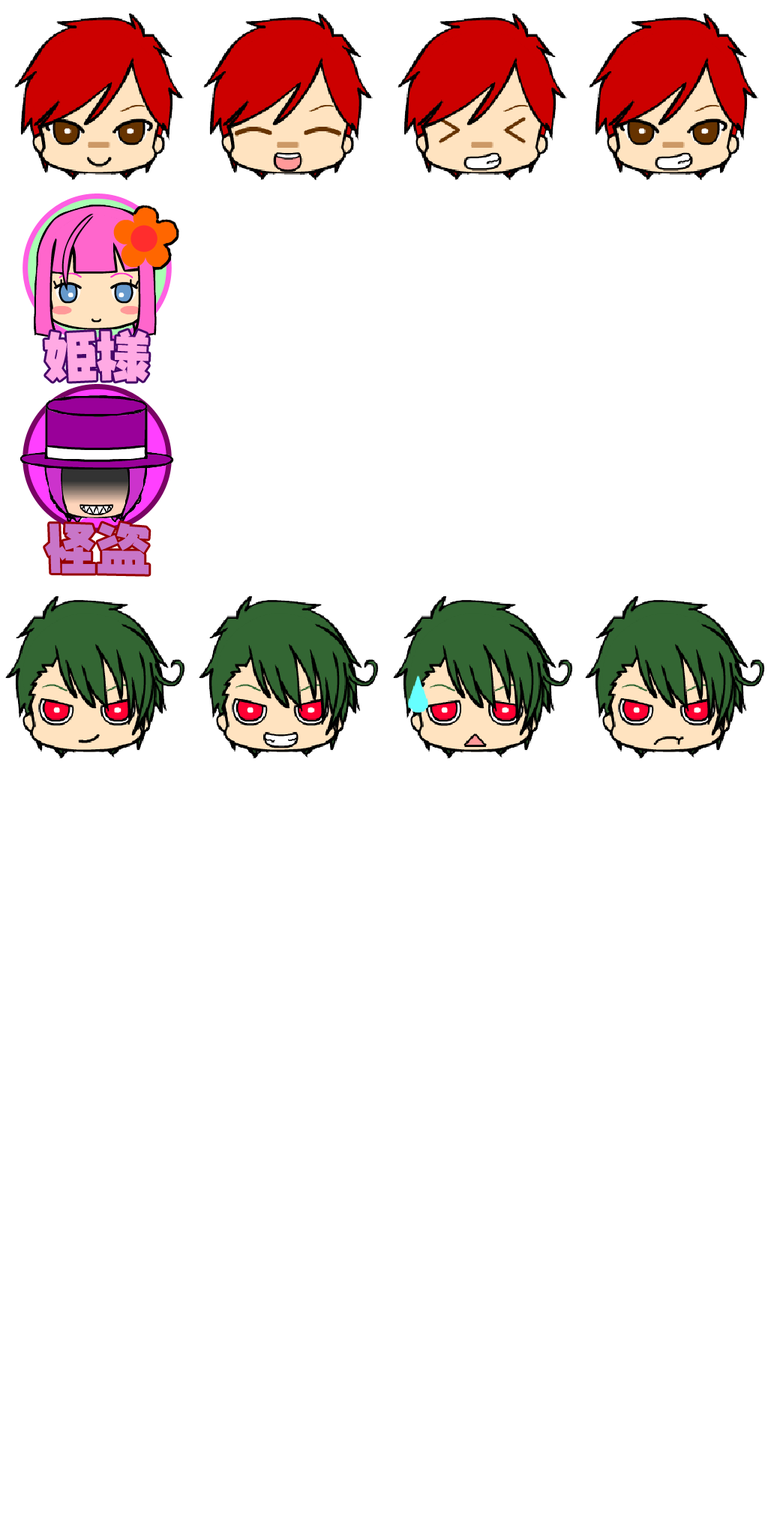
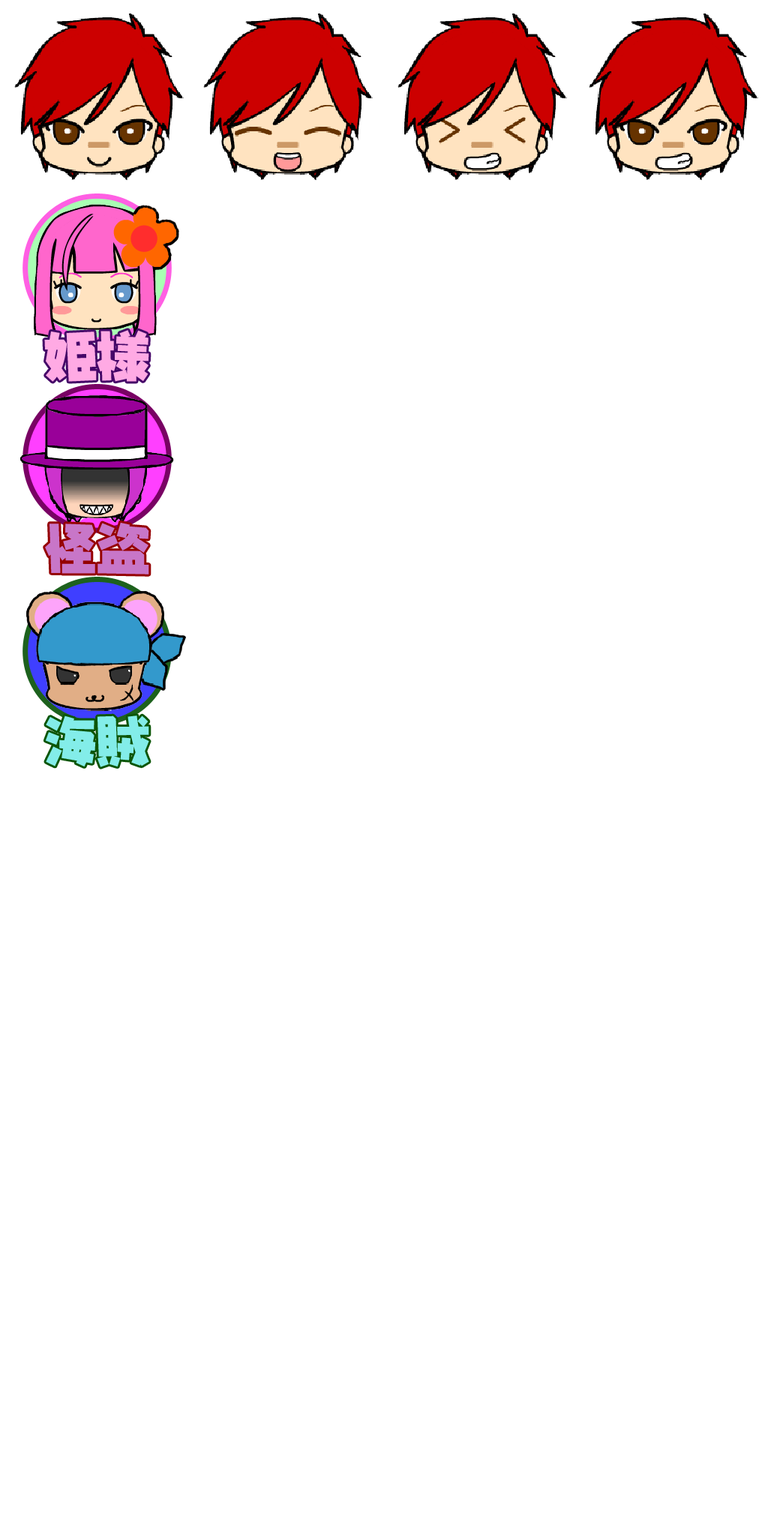
Before/after of a (768, 1536) layered artwork. What changed in the layer stack:
added layer "レイヤー 2" above "姫様" over [26, 590, 186, 712]
added layer "海賊" above "怪盗" over [44, 715, 150, 768]
added layer "シェイプ 1 のコピー 2" above "シェイプ 1" over [22, 576, 172, 726]
painted on "レイヤー 0" over [5, 596, 765, 759]
